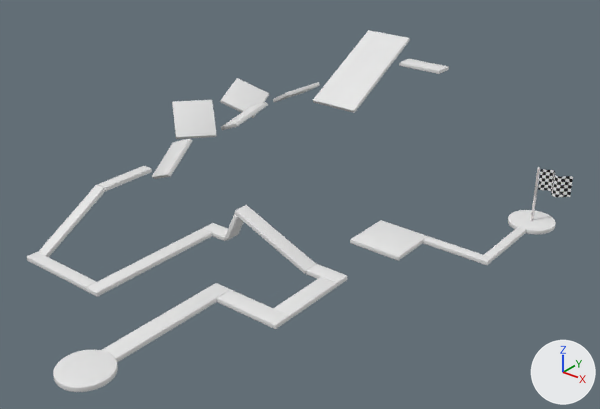
Two versions of the glTF model assets/level-1.glb, one commit apart.
Both versions are drawn from a camera (50 mm lens) standing at (65.4, -43.8, 56.7) and looking at (-5.9, 45.3, 1.4). Arrows for +X, +Y and +Z are at lower right; the lights stay in place. Where no turn or scale is listed for an object, it has been applied to the vertices.
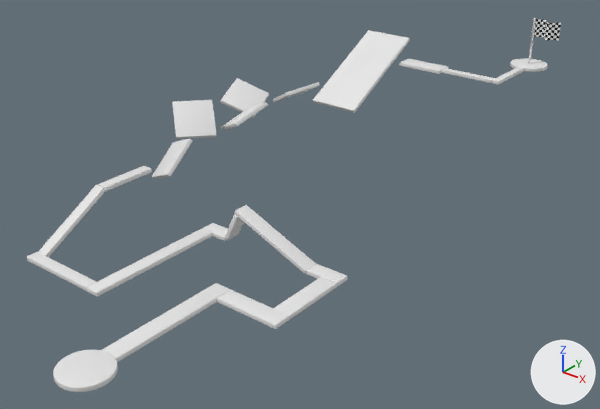
Where the change shows, as pixel boxes (x1, y1, x2, y2) in the pictures (600 x 409 px):
'Cube Fling Back', reshaped, moved, turned
    before: (350, 220, 428, 261)
    after: (399, 59, 449, 74)
'Finish', moved
    before: (508, 210, 556, 234)
    after: (510, 58, 548, 72)
'Flag', moved
    before: (538, 169, 573, 197)
    after: (534, 19, 561, 40)
'Cube.007', moved
    before: (423, 236, 492, 265)
    after: (442, 68, 495, 83)
'Cube.008', moved
    before: (484, 227, 526, 261)
    after: (492, 67, 524, 85)
'Flag Pole', moved
    before: (530, 167, 540, 221)
    after: (528, 18, 536, 64)

The edits, one by one:
Object 'Cube Fling Back' (ob_cube_fling_back) now shows me_cube_020 instead of me_cube_006.
Object 'Cube Fling Back' (ob_cube_fling_back) moves from (9.5, 46.6, 0.0) to (-12.9, 91.9, 11.1).
Object 'Cube Fling Back' (ob_cube_fling_back) turns from (0, 0, 0) to (0, 0, -90) degrees about x, y and z.
Object 'Cube.007' (ob_cube_007) moves from (18.6, 49.8, 0.0) to (-3.3, 91.8, 11.1).
Object 'Cube.008' (ob_cube_008) moves from (23.0, 55.9, 0.0) to (2.4, 96.5, 11.1).
Object 'Finish' (ob_finish) moves from (23.0, 64.6, 0.0) to (2.4, 105.2, 11.1).
Object 'Flag' (ob_flag) moves from (23.1, 64.5, 4.5) to (2.5, 105.2, 15.8).
Object 'Flag Pole' (ob_flag_pole) moves from (23.1, 64.5, 4.5) to (2.5, 105.2, 15.8).
